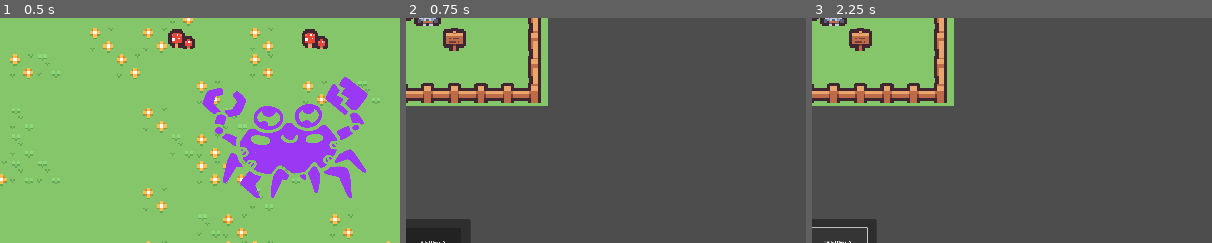
Above: before the commit, frames 1-3 (left to right).
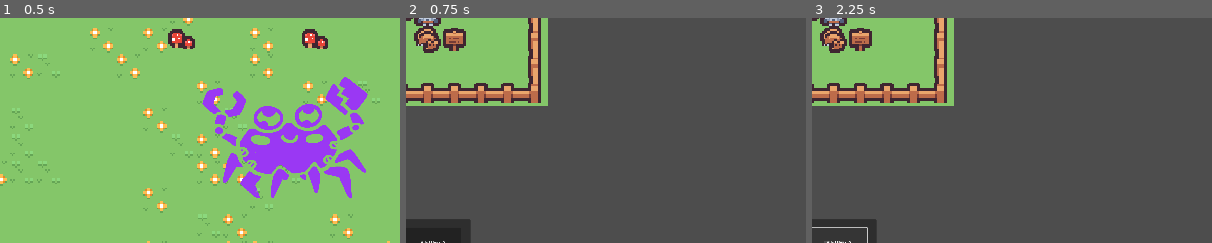
Above: after the commit, the same moments.

Repository: SonarCreature/super-cool-awesome-game
Game: Godot game, scene res://control.tscn
The game is run twice, just before and just after one commit, with the same random seed, the same clock (stepped at 60 frames per second) and the same inputs.
Inputs:
- Up to frame 1 (0.5 s): no input
- Up to frame 2 (0.75 s): click "Play" at 0.5 s
- Up to frame 3 (2.25 s): click "Ability 1" at 1.25 s; click "Ability 2" at 2 s
The pictures show only the part of the screen within x 16-66%, y 34-84%; the shares and areas given below are measured in that part.

Frame 1 is identical in both runs. In frame 2, 0.6% of the frame differs, in the area x 2-9%, y 3-16%; in frame 3, 0.6%.
Error in both runs: Invalid access to property or key 'abilities' on a base object of type 'Nil'. (res://Levels/AbilityManager.gd:21)

Commit message:
basic unit targetting

Diff:
--- a/Levels/AbilityManager.gd
+++ b/Levels/AbilityManager.gd
@@ -24,8 +24,11 @@
 	load_ability(controller.active_unit.abilities[1], controller.active_unit.board_position)
 
 func load_ability(ability : Ability, unit):
+	controller.click_state = 'activate'
 	controller.wipe_highlight()
-	get_valid_targets(ability.max_range, ability.target, unit)
+	var targets = get_valid_targets(ability.max_range, ability.target, unit)
+	for target in targets:
+		controller.highlight_tile(target)
 	pass
 
 func _on_board_controller_unit_selected():
@@ -39,5 +42,7 @@
 		return valid_targets
 	var to_search = controller.active_unit.find_range(range)
 	for cell in to_search:
-		controller.highlight_tile(cell)
-	return
+		if controller.board.get_cell_data(cell).occupant != null:
+			if controller.board.get_cell_data(cell).occupant.team == target_type:
+				valid_targets.append(cell)
+	return valid_targets
--- a/Levels/Board.gd
+++ b/Levels/Board.gd
@@ -13,6 +13,7 @@
 		map_data[cell] = CellData.new()
 		map_data[cell].position = cell
 	get_child(2).place_unit(Vector2i(5,5), "Knight")
+	get_child(2).place_unit(Vector2i(5,6), "Rat")
 	#get_child(1).place_unit(Vector2i(5,7), "Building")
 	pass # Replace with function body.
 
--- a/Levels/BoardController.gd
+++ b/Levels/BoardController.gd
@@ -7,7 +7,9 @@
 #idk why i have to access the board this way, but it works
 
 const UNIT_TYPES : Dictionary = {
-	"Knight" : preload("res://Units/Knight.tscn"), "Building" : preload("res://Buildings/Building.tscn")
+	"Knight" : preload("res://Units/Knight.tscn"),
+	"Rat" : preload("res://Units/Rat.tscn"),
+	"Building" : preload("res://Buildings/Building.tscn")
 
 }
 
@@ -17,7 +19,7 @@
 @onready var board = get_parent()
 var map_position : Vector2i
 var active_unit : Unit
-
+var click_state = 'select'
 # Called when the node enters the scene tree for the first time.
 func _ready():
 	pass # Replace with function body.
@@ -28,17 +30,20 @@
 	var new_position = board.get_map().local_to_map(get_global_mouse_position())
 	update_cursor(new_position)
 	if Input.is_action_just_pressed("left_click"):
-		if new_position in board.map_data:
-			if is_occupied(new_position):
-				if board.get_cell_data(new_position).occupant.team == 'player':
-					active_unit = board.get_cell_data(new_position).occupant
-					unit_selected.emit()
-					active_unit.display_movement()
-			else:
-				if active_unit != null:
-					print(active_unit.get_move_cells())
-					try_move(active_unit, new_position)
-					wipe_highlight()
+		if click_state == 'select':
+			if new_position in board.map_data:
+				if is_occupied(new_position):
+					if board.get_cell_data(new_position).occupant.team == 'player':
+						active_unit = board.get_cell_data(new_position).occupant
+						unit_selected.emit()
+						active_unit.display_movement()
+				else:
+					if active_unit != null:
+						print(active_unit.get_move_cells())
+						try_move(active_unit, new_position)
+						wipe_highlight()
+		if click_state == 'activate':
+			print('wow')
 		#print(board.get_cell_data(new_position).position)
 	pass
 
Not shown: 1 places in Levels/Board.tscn that only renumber resources
Not shown: 1 places in Levels/UI.tscn that only renumber resources
Not shown: 1 places in Units/Knight.tscn that only renumber resources
Not shown: 1 places in Units/Rat.tscn that only renumber resources
